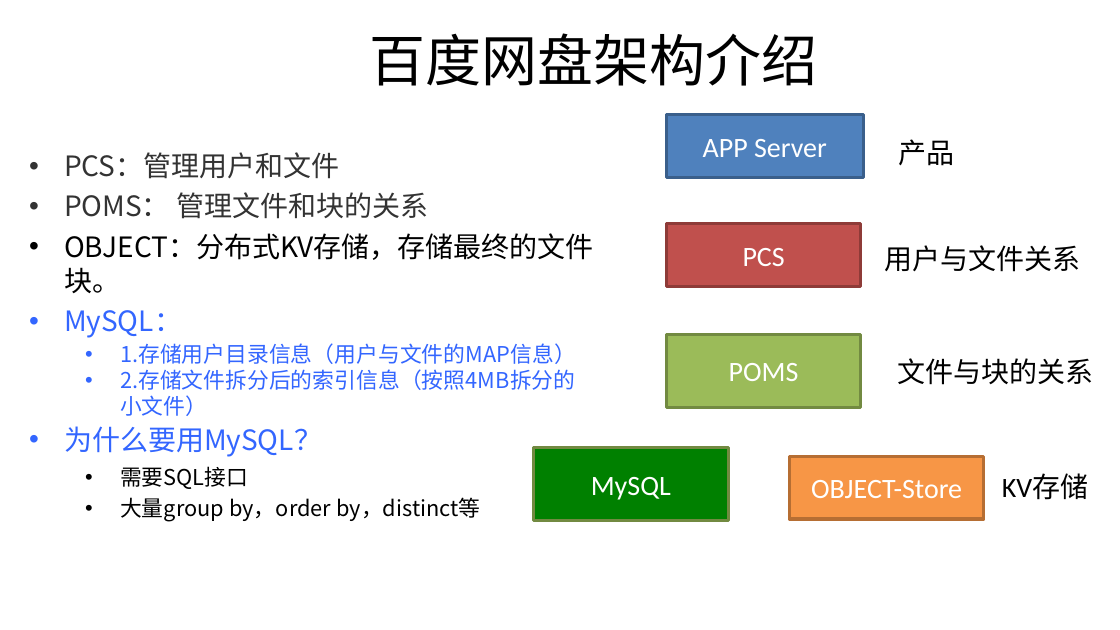
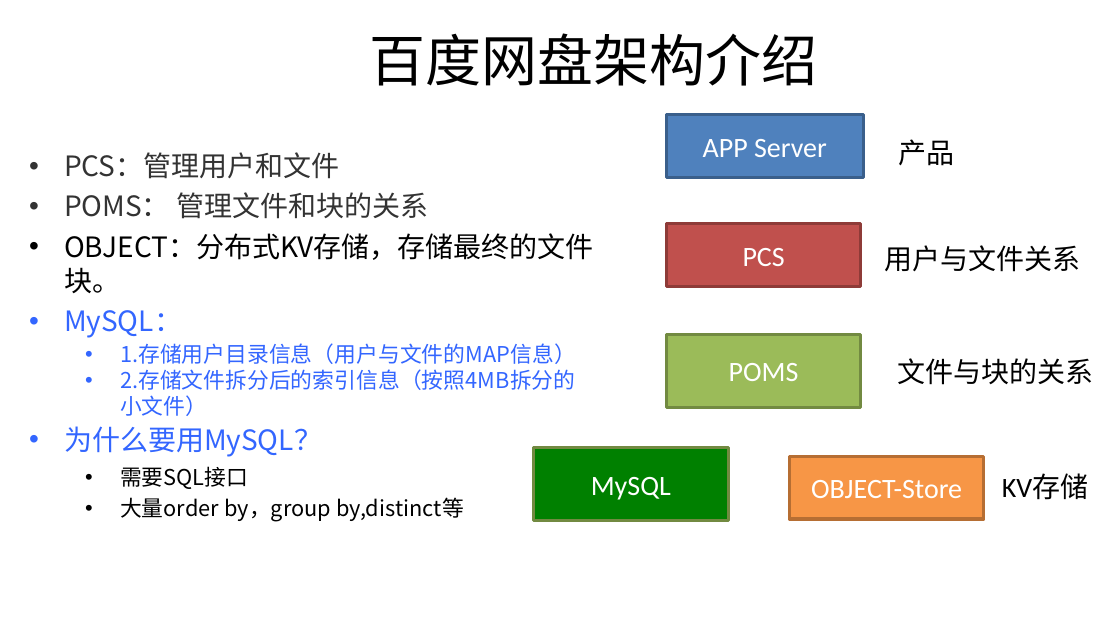
Before and after one commit to wisehead/techblog, a slide deck: slide 5 of database/MySQL/DTCC2019/数据库技术在百度网盘的应用_DTCC2019(陈辉)_V1.0.pptx. Drawn at 1120x630 pixels with LibreOffice and Linux fonts; fonts in the diff are those of the drawing; background and template pictures are left out. Boxes give left, top, right and bottom in pixels: in the first picture for what was removed or moved away, otherwise in the second. Text is boxed around its words. In the diff, an @@ line names an element or a change of style, - is before the commit and + after.

```diff
--- a/database/MySQL/DTCC2019/数据库技术在百度网盘的应用_DTCC2019(陈辉)_V1.0.pptx
+++ b/database/MySQL/DTCC2019/数据库技术在百度网盘的应用_DTCC2019(陈辉)_V1.0.pptx
@@ text at [120,497,464,522]: text changed @@
-  • 大量group by，order by，distinct等
+  • 大量order by，group by,distinct等
```
Also in this commit, not shown: 1 other slide changed, 1 other file.
